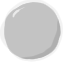
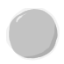
The second w=64, h=64 image is a revision of the first. Changes to its layers:
added group "Layer 3" (1st of 2) with 2 layers over left=0, top=0, right=63, bottom=62
moved "Layer 3" (2nd of 2, in "Layer 3") into group "Layer 3" over left=0, top=0, right=63, bottom=62
moved "Layer 2" into group "Layer 3" over left=0, top=0, right=63, bottom=62
